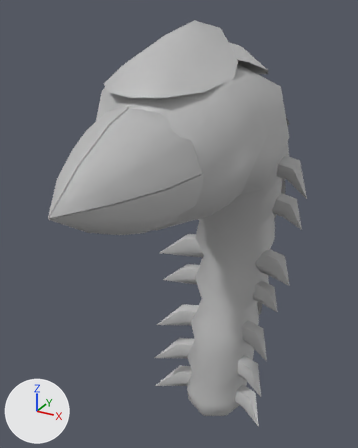
A saved change to the FBX model BugSplat/Assets/Graphics/Models/Cutups/Projectile_cutup.fbx.
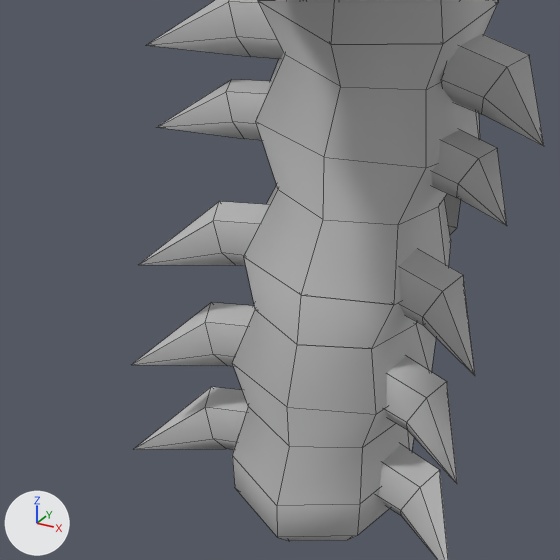
There are two pictures of each version: one whole from a 50 mm camera at (1.133, -2.651, 2.683) aimed at (-0.126, -0.362, 1.538), one close up on the part from 31% to 82% of the width and 53% to 94% of the height. The axes (+X, +Y, +Z) are drawn at lower left. The lights are the same throughout. The close-ups show mesh edges as thin lines. Where no turn or scale is listed for an object, it has been applied to the vertices. Vertices at the same position are counted once.

Objects in the first close-up: 'Projectile_piece014', 'Projectile_piece02', 'Projectile_piece05', 'Projectile_piece06', 'Projectile_piece07'.
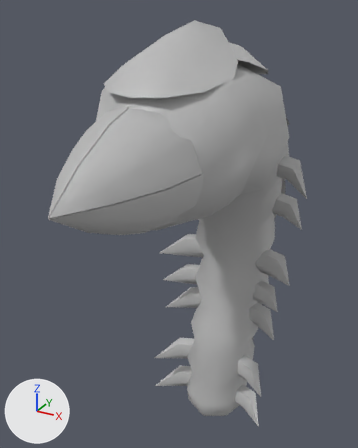
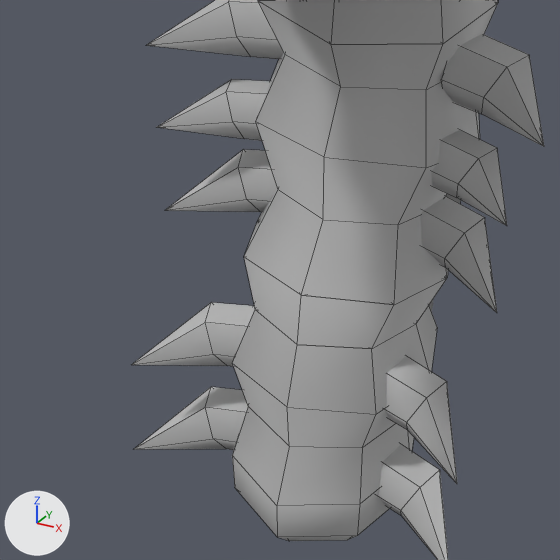
Scene script edits in JSON lines:
```json
{"block": "me_mesh_009", "where": "me_mesh_009.from_pydata(...)  # 143 vertices, 170 faces; spans x -0.463..0.463, y -0.361..0.361, z -0.479..0.479"}
{"block": "me_mesh_009", "where": "# used by ob_projectile_piece02; location = (0.002, 0.175, 0.838)"}
{"block": "me_mesh_009", "change": "me_mesh_009 part 1: the loose piece of 13 vertices spanning x 0.15..0.406, y -0.361..-0.082, z -0.237..-0.093 is moved by (0.0, 0.122, 0.077)"}
{"block": "me_mesh_009", "change": "me_mesh_009 part 2: the loose piece of 13 vertices spanning x -0.406..-0.15, y -0.361..-0.082, z -0.237..-0.093 is moved by (0.0, 0.122, 0.077)"}
```

Where the change shows, as pixel boxes [x1, y1, x2, y2] in the close-ups (560 x 560 px; the box of a moved part takes in the faces that stretch with it):
```json
{"object": "Projectile_piece02", "change": "reshaped", "before": [139, 0, 544, 376], "after": [147, 0, 544, 313]}
{"part": 1, "of": "me_mesh_009", "change": "moved or reshaped", "before": [399, 248, 475, 376], "after": [420, 196, 497, 313]}
{"part": 2, "of": "me_mesh_009", "change": "moved or reshaped", "before": [139, 201, 269, 266], "after": [166, 149, 277, 212]}
```
